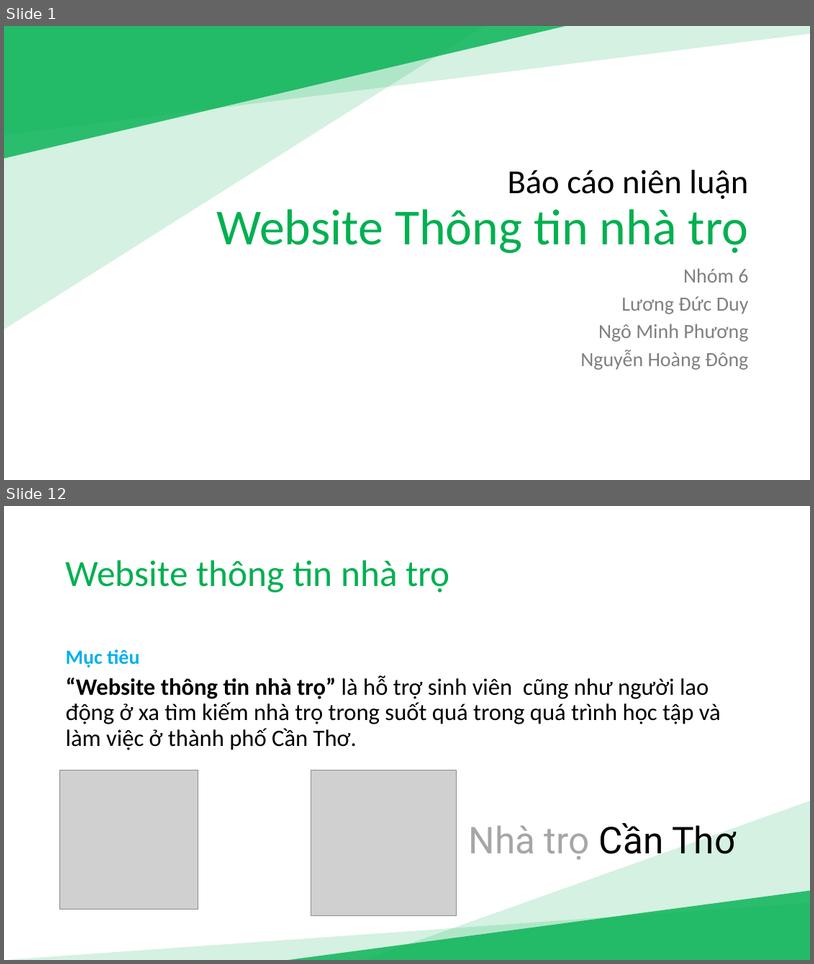
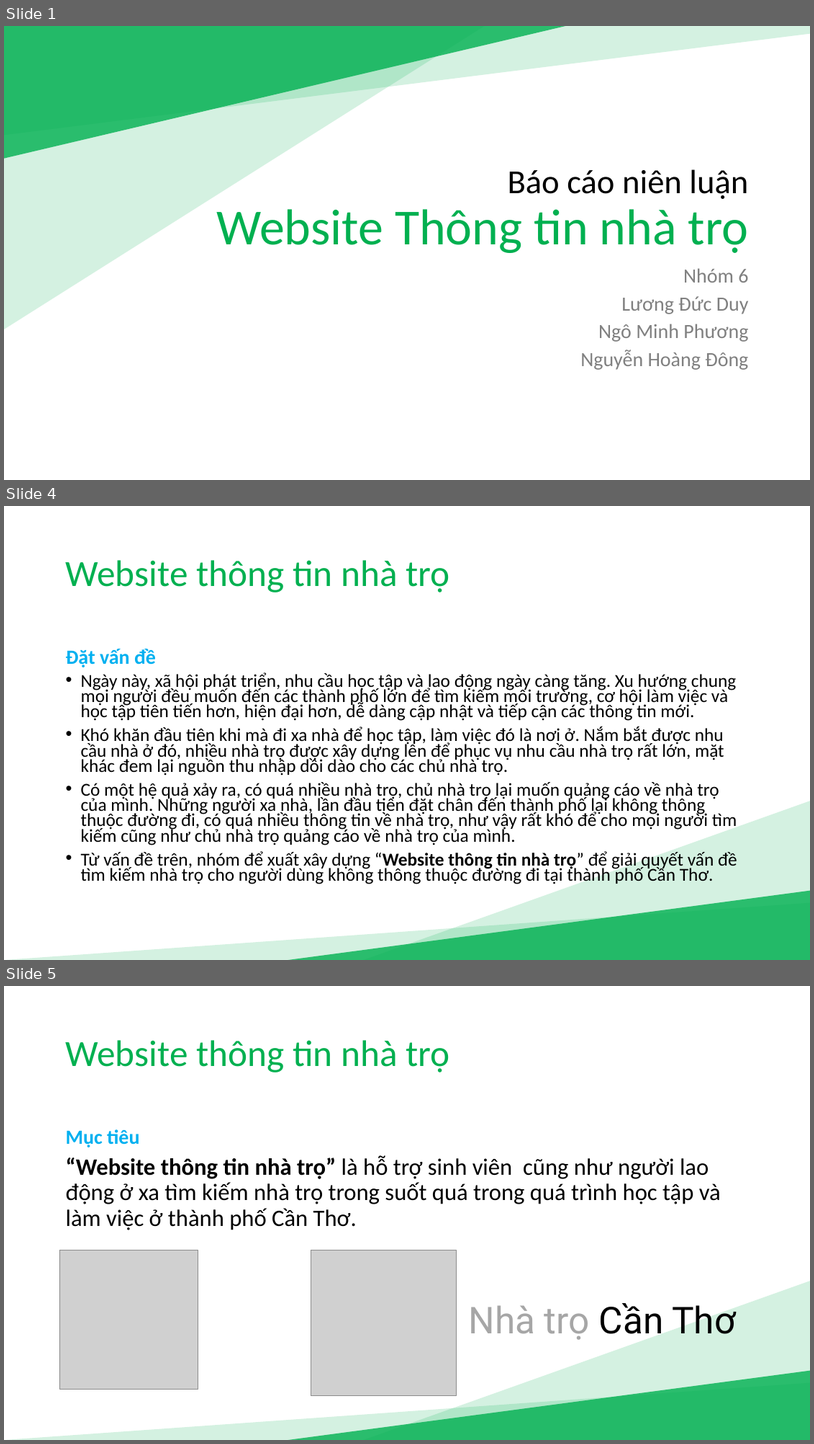
Before and after one commit to duduct/NienLuan4, a slide deck: docs/NL04_Báo cáo niên luận.pptx. Shown one above the other, each under a label of ours: slides 1 and 12 before the commit, slides 1, 4 and 5 after it; the slides between them are not shown. The pictures are 814x964 and 814x1444 pixels, drawn with LibreOffice and Linux fonts; fonts in the diff are those of the drawing; grey boxes stand for pictures; background and template pictures are left out. Boxes give left, top, right and bottom in pixels: in the first picture for what was removed or moved away, otherwise in the second. Text is boxed around its words. In the diff, an @@ line names an element or a change of style, - is before the commit and + after.

Commit message:
Cập nhật slide báo cáo

```diff
--- a/docs/NL04_Báo cáo niên luận.pptx
+++ b/docs/NL04_Báo cáo niên luận.pptx
@@ slide 4 added at [4,506,810,960], background #FFFFFF; not listed: 3 template elements that a slide beside it also shows @@
@@ title added at [66,560,450,592], 44 pt, text #00B050 @@
+Website thông tin nhà trọ
@@ text added at [66,649,156,667], 24 pt, text #00B0F0, bold @@
+Đặt vấn đề
@@ text added at [81,672,738,884], 21.7 pt, text #000000 @@
+• Ngày này, xã hội phát triển, nhu cầu học tập và lao động ngày càng tăng. Xu hướng chung mọi người đều muốn đến các thành phố lớn để tìm kiếm môi trường, cơ hội làm việc và học tập tiên tiến hơn, hiện đại hơn, dễ dàng cập nhật và tiếp cận các thông tin mới.
+• Khó khăn đầu tiên khi mà đi xa nhà để học tập, làm việc đó là nơi ở. Nắm bắt được nhu cầu nhà ở đó, nhiều nhà trọ được xây dựng lên để phục vụ nhu cầu nhà trọ rất lớn, mặt khác đem lại nguồn thu nhập dồi dào cho các chủ nhà trọ.
+• Có một hệ quả xảy ra, có quá nhiều nhà trọ, chủ nhà trọ lại muốn quảng cáo về nhà trọ của mình. Những người xa nhà, lần đầu tiên đặt chân đến thành phố lại không thông thuộc đường đi, có quá nhiều thông tin về nhà trọ, như vậy rất khó để cho mọi người tìm kiếm cũng như chủ nhà trọ quảng cáo về nhà trọ của mình.
+• Từ vấn đề trên, nhóm để xuất xây dựng “Website thông tin nhà trọ” để giải quyết vấn đề tìm kiếm nhà trọ cho người dùng không thông thuộc đường đi tại thành phố Cần Thơ.
@@ what was slide 12 is now slide 5 @@
```
Also in this commit, not shown: 5 slides changed, 1 slide removed, 9 other files.
